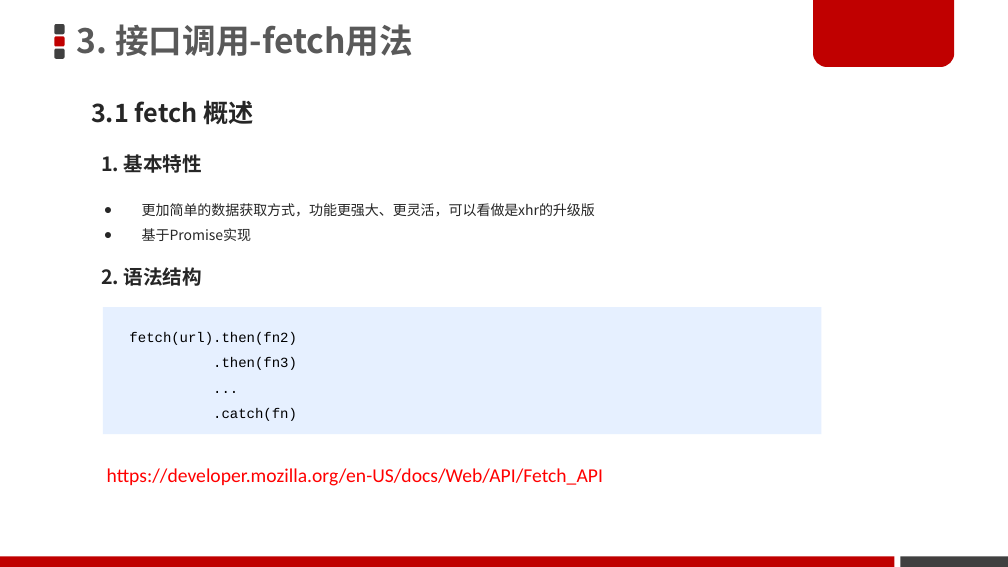
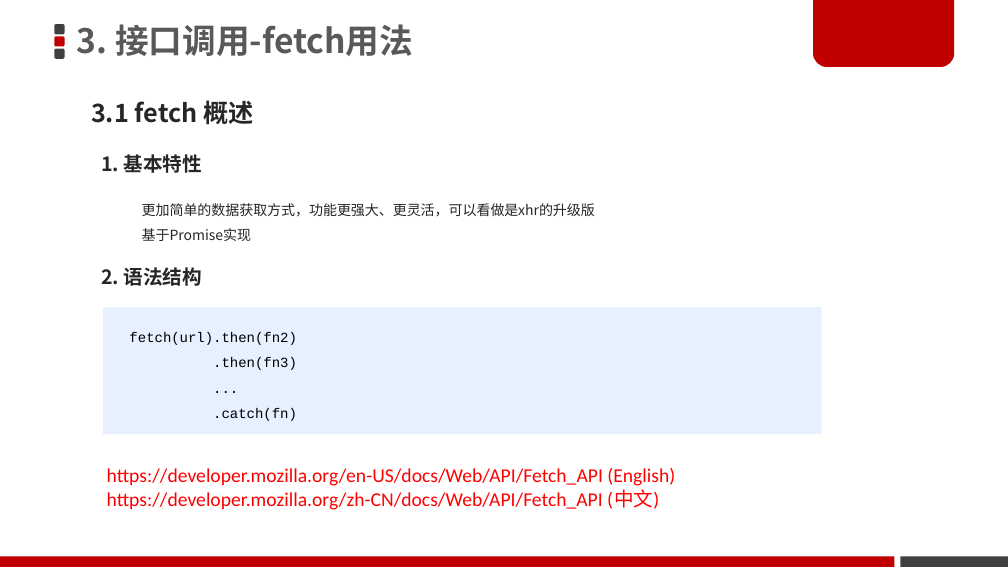
Before and after one commit to DwightChan/study, a slide deck: slide 16 of H5/00-博学谷_在线同步资料/05-Vue.js 项目实战资料/Vue-2019版/vue基础/day04/3-素材/03-Vue全家桶-前后端交互.ppt. Drawn at 1008x567 pixels with LibreOffice and Linux fonts; fonts in the diff are those of the drawing; background and template pictures are left out. Boxes give left, top, right and bottom in pixels: in the first picture for what was removed or moved away, otherwise in the second. Text is boxed around its words. In the diff, an @@ line names an element or a change of style, - is before the commit and + after.

Commit message:
- 学习笔记day04 异步线程处理请求数据;

```diff
--- a/H5/00-博学谷_在线同步资料/05-Vue.js 项目实战资料/Vue-2019版/vue基础/day04/3-素材/03-Vue全家桶-前后端交互.ppt
+++ b/H5/00-博学谷_在线同步资料/05-Vue.js 项目实战资料/Vue-2019版/vue基础/day04/3-素材/03-Vue全家桶-前后端交互.ppt
@@ text "更加简单的数据获取方式，功能更强大、更灵活，可以看做是xhr的升级版" at box(142, 203, 595, 241): bullet colour #262626 to #FFFFFF @@
@@ text at box(107, 468, 675, 510): text changed @@
-https://developer.mozilla.org/en-US/docs/Web/API/Fetch_API
+https://developer.mozilla.org/en-US/docs/Web/API/Fetch_API (English)
+https://developer.mozilla.org/zh-CN/docs/Web/API/Fetch_API (中文)
```
Also in this commit, not shown: 30 other slides changed, 14 other files.
